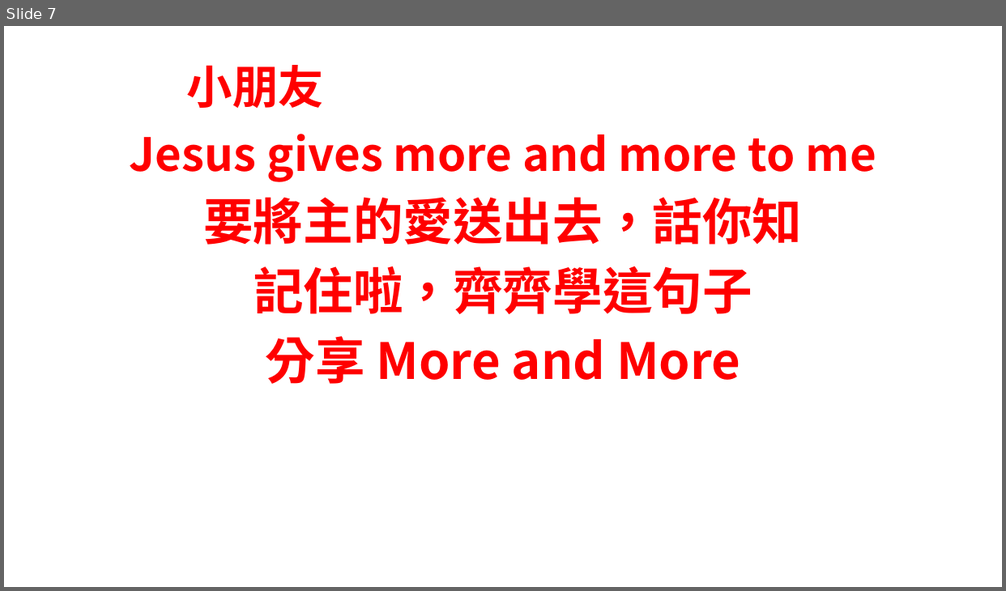
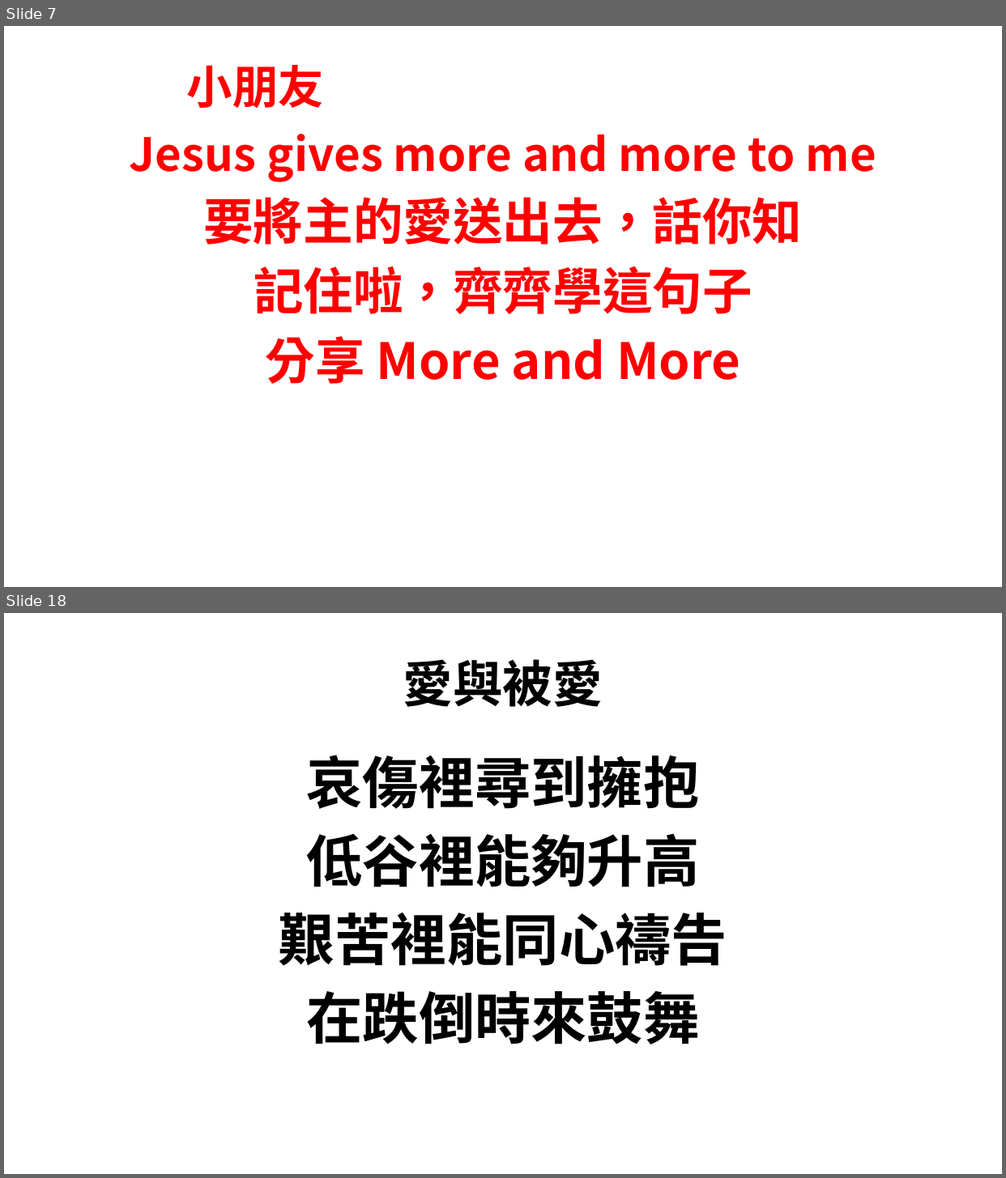
Before and after one commit to batisuoc/bible-school, a slide deck: 2020/11月.pptx. Shown one above the other, each under a label of ours: slide 7 before the commit, slides 7 and 18 after it; the slides between them are not shown. The pictures are 1006x591 and 1006x1178 pixels, drawn with LibreOffice and Linux fonts; fonts in the diff are those of the drawing; background and template pictures are left out. Boxes give left, top, right and bottom in pixels: in the first picture for what was removed or moved away, otherwise in the second. Text is boxed around its words. In the diff, an @@ line names an element or a change of style, - is before the commit and + after.

```diff
--- a/2020/11月.pptx
+++ b/2020/11月.pptx
@@ slide 18 added at bbox=[4, 613, 1002, 1174], background picture (left out) @@
@@ title added at bbox=[403, 659, 603, 707], 48 pt, text #000000, bold @@
+愛與被愛
@@ text added at bbox=[279, 755, 727, 1045], 54 pt, text #000000, bold @@
+哀傷裡尋到擁抱
+低谷裡能夠升高
+艱苦裡能同心禱告
+在跌倒時來鼓舞
```
Also in this commit, not shown: 18 other slides added, 1 other file.
